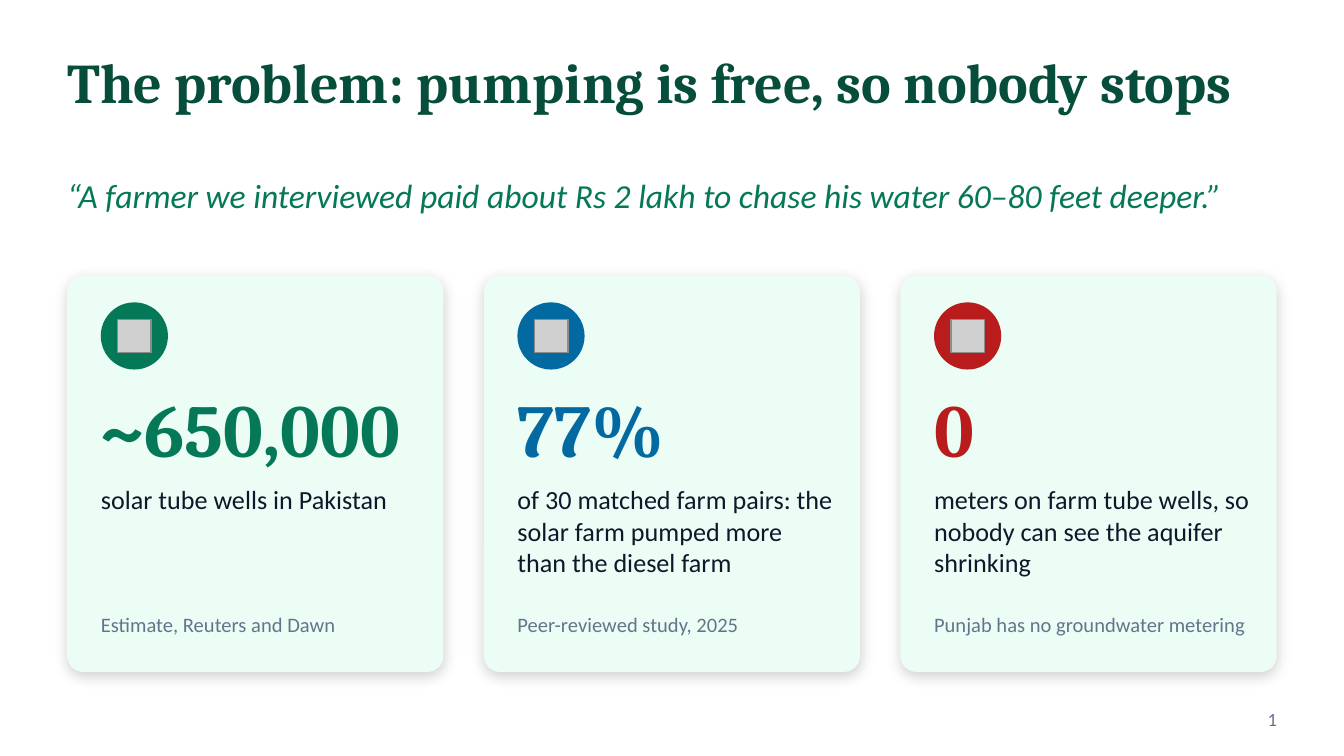
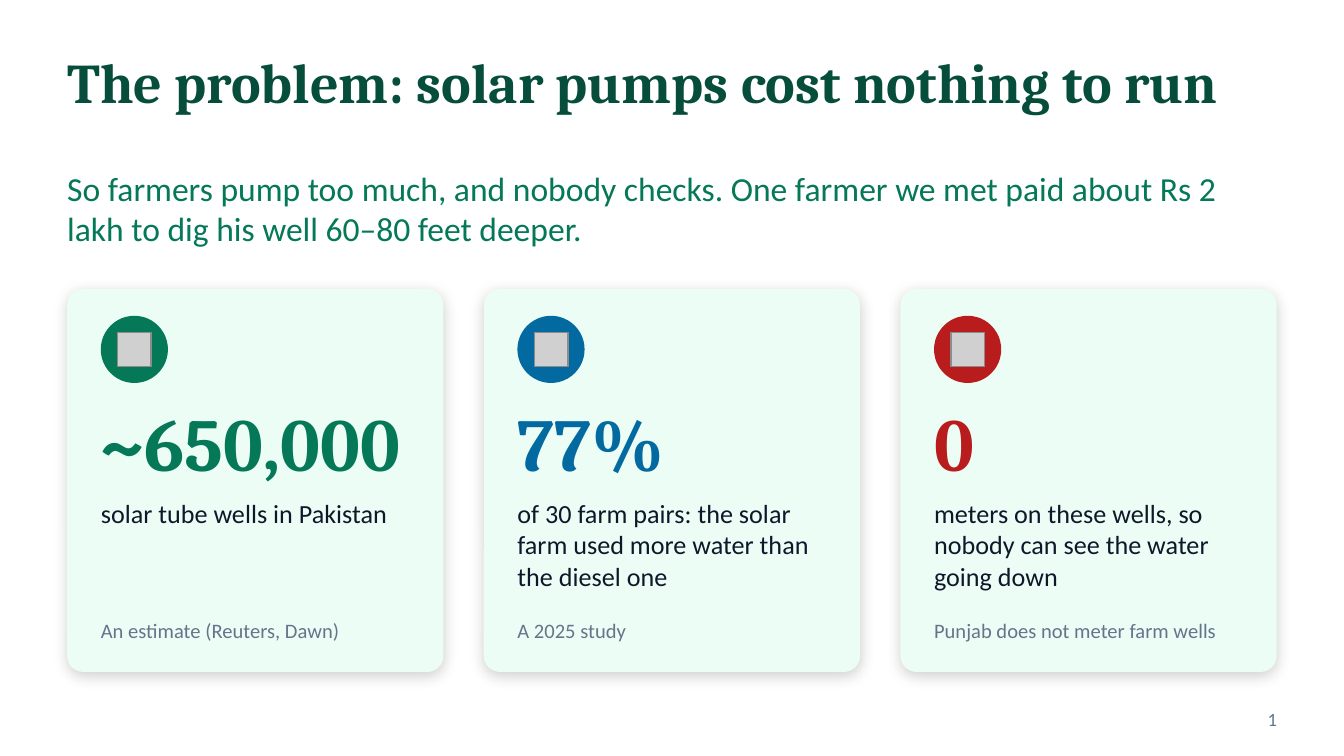
Before and after one commit to QURSAM-70179225/paanipulse, a slide deck: slide 1 of docs/slides/PaaniPulse-pitch-simple.pptx. Drawn at 1344x756 pixels with LibreOffice and Linux fonts; fonts in the diff are those of the drawing; grey boxes stand for pictures. Boxes give left, top, right and bottom in pixels: in the first picture for what was removed or moved away, otherwise in the second. Text is boxed around its words. In the diff, an @@ line names an element or a change of style, - is before the commit and + after.

Commit message:
Simplify the 5-slide pitch deck: plain wording, app screenshots, no QR codes

```diff
--- a/docs/slides/PaaniPulse-pitch-simple.pptx
+++ b/docs/slides/PaaniPulse-pitch-simple.pptx
@@ title at box(67, 64, 1217, 115): text changed @@
-The problem: pumping is free, so nobody stops
+The problem: solar pumps cost nothing to run
@@ text at box(67, 177, 1216, 247): text changed; italic off @@
-“A farmer we interviewed paid about Rs 2 lakh to chase his water 60–80 feet deeper.”
+So farmers pump too much, and nobody checks. One farmer we met paid about Rs 2 lakh to dig his well 60–80 feet deeper.
@@ rounded rectangle: place and size @@
-rounded rectangle at box(67, 276, 444, 672)
+rounded rectangle at box(67, 289, 444, 672)
@@ rounded rectangle: place and size @@
-rounded rectangle at box(484, 276, 860, 672)
+rounded rectangle at box(484, 289, 860, 672)
@@ rounded rectangle: place and size @@
-rounded rectangle at box(900, 276, 1277, 672)
+rounded rectangle at box(900, 289, 1277, 672)
@@ 4 texts, 3 pictures, 3 ellipses: place and size @@
-4 texts, 3 pictures, 3 ellipses at box(101, 302, 1001, 509)
+4 texts, 3 pictures, 3 ellipses at box(101, 316, 1001, 523)
@@ text at box(517, 505, 809, 586): text changed @@
-of 30 matched farm pairs: the solar farm pumped more than the diesel farm
+of 30 farm pairs: the solar farm used more water than the diesel one
@@ text at box(934, 505, 1208, 591): text changed @@
-meters on farm tube wells, so nobody can see the aquifer shrinking
+meters on these wells, so nobody can see the water going down
@@ text at box(101, 623, 339, 641): text changed @@
-Estimate, Reuters and Dawn
+An estimate (Reuters, Dawn)
@@ text at box(517, 624, 626, 642): text changed @@
-Peer-reviewed study, 2025
+A 2025 study
@@ text at box(934, 624, 1215, 642): text changed @@
-Punjab has no groundwater metering
+Punjab does not meter farm wells
```
Also in this commit, not shown: 2 other slides changed, 2 slides added, 2 slides removed, 2 other files.
